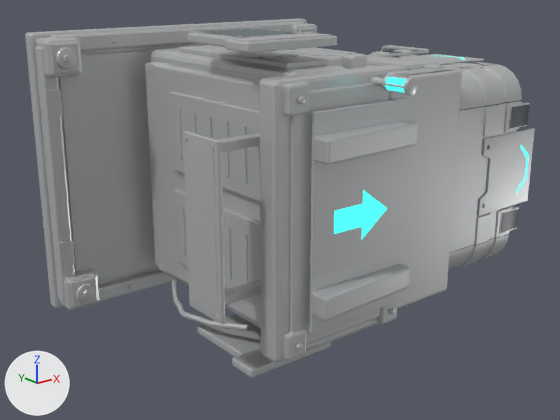
The OBJ model assets/models/SM_TeleporterItemOutput.obj as it was, and as the next commit left it.
Both versions are drawn from a 50 mm lens placed at (-460.0, -736.0, 199.0), pointed at (8.0, -152.0, -35.0). Arrows for +X, +Y and +Z are at lower left; the lights stay in place. The older version comes first. Where no turn or scale is listed for an object, it has been applied to the vertices.

Objects in the first picture: 'SM_TeleporterItemOutput'.
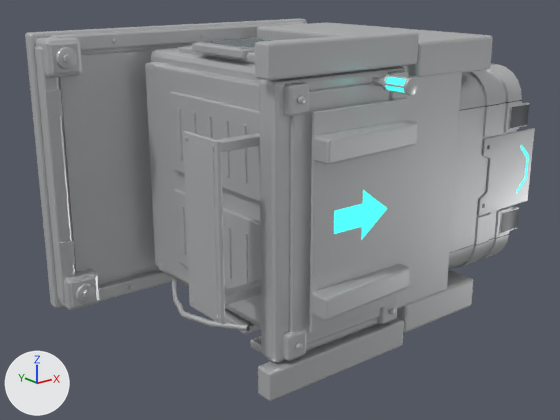
Pixel boxes (x1, y1, x2, y2) of what changed, in the pictures (560 x 420 px; the box of a moved part takes in the faces that stretch with it):
'SM_TeleporterItemOutput', reshaped (7% taller): before (25, 19, 535, 377); after (25, 19, 535, 401)
part 1 of me_sm_teleporteritemoutput, moved or reshaped: before (197, 314, 261, 357); after (225, 308, 261, 334)
part 2 of me_sm_teleporteritemoutput, moved or reshaped: before (187, 33, 234, 47); after (192, 43, 255, 59)
part 3 of me_sm_teleporteritemoutput, moved or reshaped: before (192, 31, 300, 38); after (197, 38, 275, 49)
part 4 of me_sm_teleporteritemoutput, moved or reshaped: before (200, 29, 292, 37); after (204, 38, 274, 47)
part 5 of me_sm_teleporteritemoutput, moved or reshaped (mostly hidden afterwards): before (232, 342, 331, 377); after (251, 336, 262, 353)
part 6 of me_sm_teleporteritemoutput, moved or reshaped (mostly hidden afterwards): before (226, 36, 337, 53); after (247, 52, 255, 64)
part 7 of me_sm_teleporteritemoutput, moved or reshaped (not visible afterwards): before (232, 33, 332, 42)
part 8 of me_sm_teleporteritemoutput, added: after (397, 269, 473, 333)
part 9 of me_sm_teleporteritemoutput, added: after (257, 22, 493, 77)
part 10 of me_sm_teleporteritemoutput, added: after (258, 318, 404, 401)
part 11 of me_sm_teleporteritemoutput, added: after (255, 31, 419, 81)

The change, as a list of edits to the scene's bpy script:
```text
Change me_sm_teleporteritemoutput:
    used by ob_sm_teleporteritemoutput; location = (0.0, 0.0, 0.0)
    remove me_sm_teleporteritemoutput.from_pydata(...)  # 13432 vertices, 25496 faces, 13 loose edges; spans x -180.0..253.0, y -323.0..0.0, z -146.0..146.0
    add me_sm_teleporteritemoutput.from_pydata(...)  # 13712 vertices, 26036 faces, 13 loose edges; spans x -180.0..253.0, y -323.0..0.0, z -146.0..147.0
    me_sm_teleporteritemoutput part 1: the loose piece of 56 vertices spanning x -91.0..-19.0, y -223.0..-145.0, z -144.0..-136.0 is moved by (21.0, 26.0, 11.0)
    me_sm_teleporteritemoutput part 2: the loose piece of 56 vertices spanning x -91.0..-19.0, y -223.0..-145.0, z 136.0..144.0 is moved by (21.0, 26.0, -12.0)
    me_sm_teleporteritemoutput part 3: the loose piece of 56 vertices spanning x -88.0..-22.0, y -219.0..-148.0, z 143.0..145.0 is moved by (21.0, 26.0, -12.0)
    me_sm_teleporteritemoutput part 4: the loose piece of 4 vertices spanning x -85.0..-25.0, y -217.0..-151.0, z 145.0 is moved by (21.0, 26.0, -12.0)
    me_sm_teleporteritemoutput part 5: the loose piece of 56 vertices spanning x -102.0..-8.0, y -249.0..-219.0, z -144.0..-136.0 is moved by (21.0, 0.0, 12.0)
    me_sm_teleporteritemoutput part 6: the loose piece of 56 vertices spanning x -102.0..-8.0, y -249.0..-219.0, z 136.0..144.0 is moved by (21.0, 0.0, -12.0)
    me_sm_teleporteritemoutput part 7: the loose piece of 56 vertices spanning x -98.0..-12.0, y -246.0..-224.0, z 144.0..145.0 is moved by (21.0, 0.0, -11.0)
    me_sm_teleporteritemoutput part 8: a new loose piece of 56 vertices spanning x 56.0..160.0, y -282.0..-50.0, z -138.0..-106.0, in mat_factory (light grey #c8cacb)
    me_sm_teleporteritemoutput part 9: a new loose piece of 56 vertices spanning x 56.0..160.0, y -282.0..-50.0, z 106.0..138.0, in mat_factory (light grey #c8cacb)
    me_sm_teleporteritemoutput part 10: a new loose piece of 56 vertices spanning x -111.0..51.0, y -286.0..-270.0, z -146.0..-119.0, in mat_factory (light grey #c8cacb)
    me_sm_teleporteritemoutput part 11: a new loose piece of 56 vertices spanning x -111.0..51.0, y -286.0..-270.0, z 120.0..147.0, in mat_factory (light grey #c8cacb)
    other edits to the shape of me_sm_teleporteritemoutput do not show in these pictures
```
